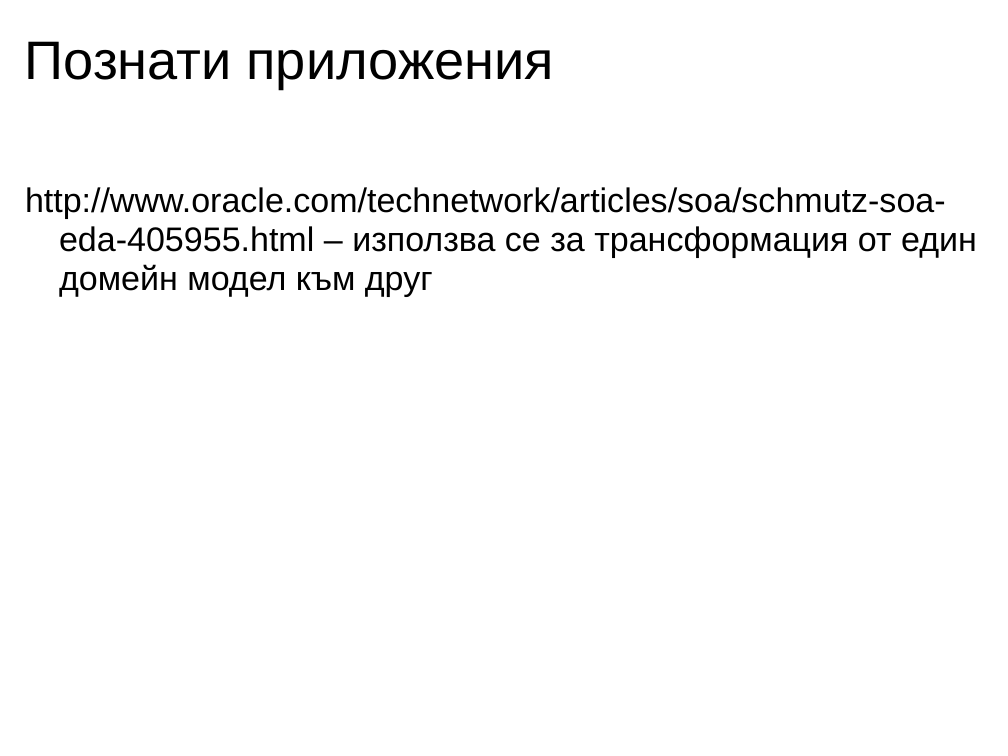
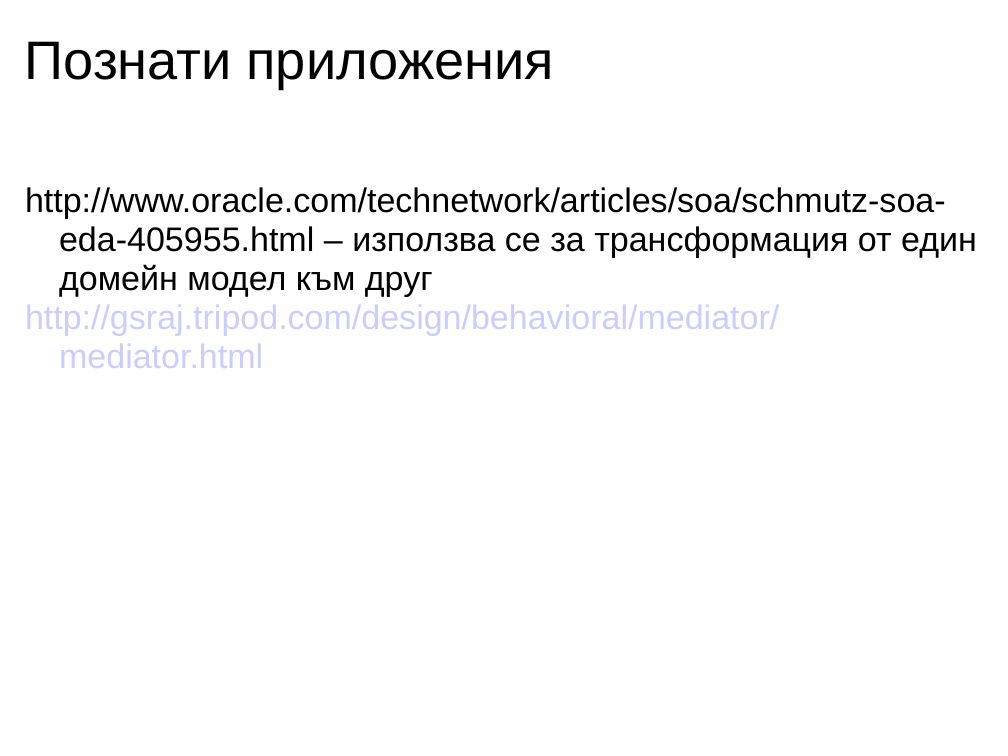
Before and after one commit to nikolaiweselinow/design-patterns-book, a slide deck: slide 5 of resources/Chapter-22-Mediator/Chapter-22-Mediator-Presentation.ppt. Drawn at 1008x756 pixels with LibreOffice and Linux fonts; fonts in the diff are those of the drawing. Boxes give left, top, right and bottom in pixels: in the first picture for what was removed or moved away, otherwise in the second. Text is boxed around its words. In the diff, an @@ line names an element or a change of style, - is before the commit and + after.

Commit message:
1) PPT was updated (few more links were added) 2) TXT file was added (it contains RAW information about the Mediator pattern) 3) EXCEL file was added. It contains detailed chapter plan. 4) Some mediator diagrams, that might come in handy.

```diff
--- a/resources/Chapter-22-Mediator/Chapter-22-Mediator-Presentation.ppt
+++ b/resources/Chapter-22-Mediator/Chapter-22-Mediator-Presentation.ppt
@@ text at bbox=[25, 305, 779, 368]: paragraph added @@
+http://gsraj.tripod.com/design/behavioral/mediator/mediator.html
```
Also in this commit, not shown: 1 slide added, 4 other files.
